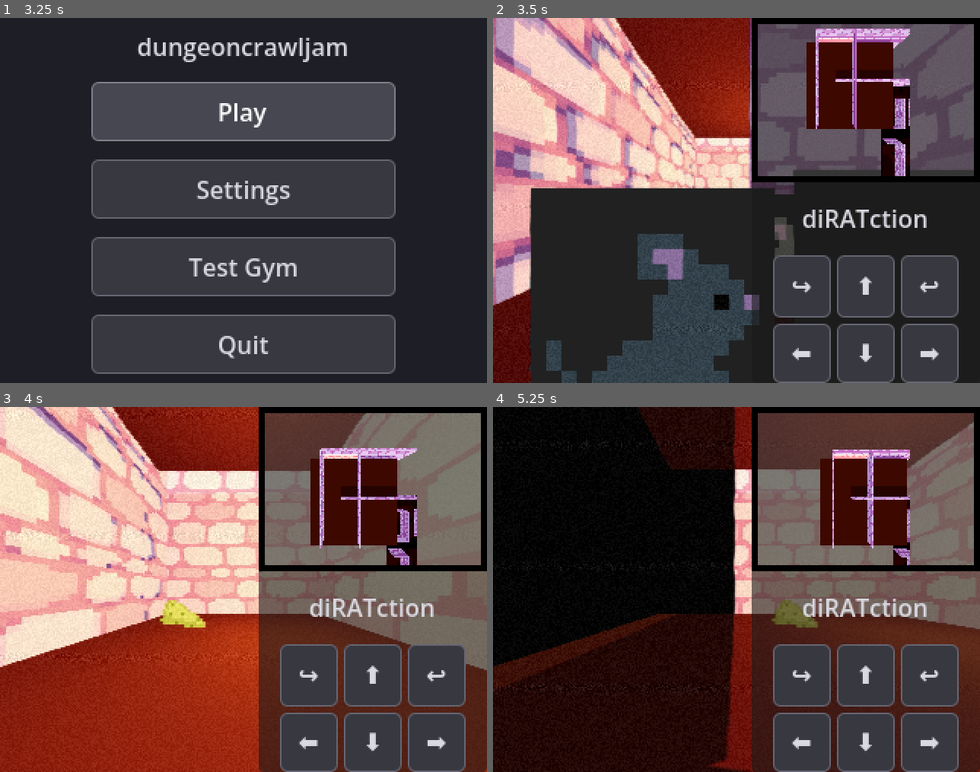
Above: before the commit, frames 1-4 (two rows, left to right).
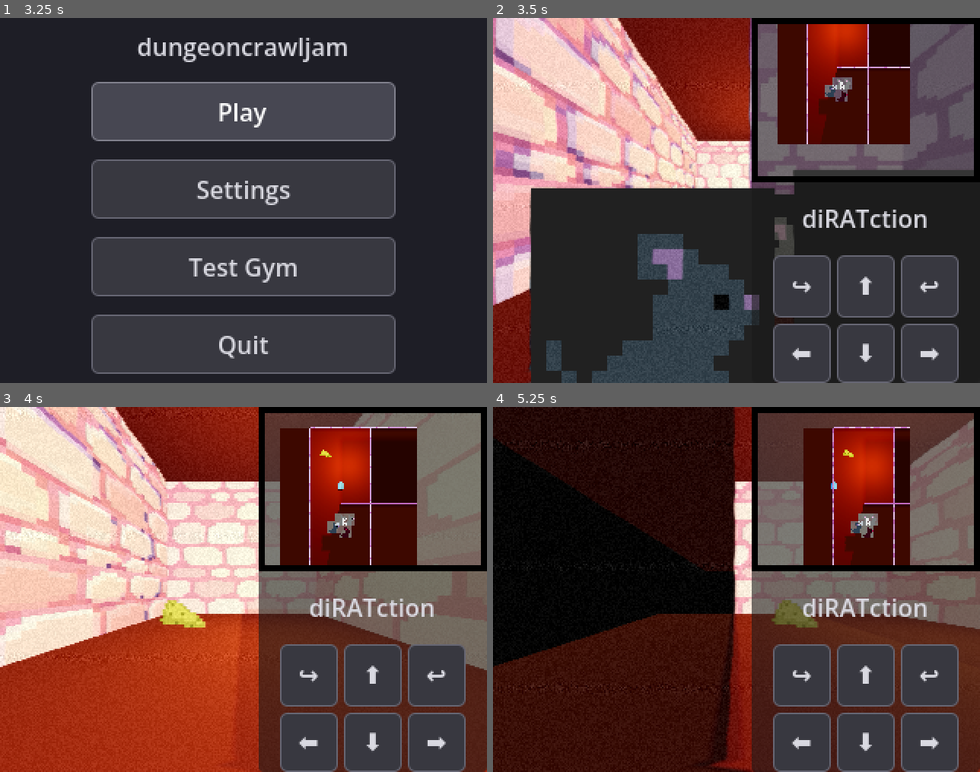
Above: after the commit, the same moments.

Repository: jah2488/dungeoncrawljam2026
Game: Godot game, scene res://scenes/boot_splash.tscn
Same seed, same stepped clock (60 frames per second), same inputs: the game is played once before the commit and once after it.
Inputs (mouse positions are in pixels of both pictures, inside the frame that each line leads up to):
- Up to frame 1 (3.25 s): tap Enter (ui_accept) at 0.5, 0.77, 1.25, 1.52 s; move the mouse to (350, 182) at 0.52 s; hold D (move_right) 0.53-1.28 s; click (350, 182) at 0.67 s; move the mouse to (146, 218) at 1.27 s; hold S (move_back) 1.28-2.03 s; move the mouse to (292, 120) at 2.02 s; hold D (move_right) 2.03-2.75 s; click "Play" at 2.75 s
- Up to frame 2 (3.5 s): no input
- Up to frame 3 (4 s): move the mouse to (219, 662) at 3.52 s; hold W (move_forward) from 3.53 s (still down); click (219, 662) at 3.67 s; tap Enter (ui_accept) at 3.77 s
- Up to frame 4 (5.25 s): move the mouse to (882, 644) at 4.27 s; release W (move_forward) at 4.28 s; hold A (move_left) from 4.28 s (still down); tap Enter (ui_accept) at 4.52 s; move the mouse to (590, 534) at 5.02 s

Frame 1 is identical in both runs. In frame 2, 15% of the frame differs, in the area x 0-86%, y 0-100%; in frame 3, 22%; in frame 4, 22%, in the area x 0-99%, y 0-99%.

Commit message:
Made transparent ceiling

Diff:
--- a/scenes/main.tscn
+++ b/scenes/main.tscn
@@ -43,6 +43,8 @@
 
 [sub_resource type="StandardMaterial3D" id="ground_mat"]
 albedo_color = Color(0.38893905, 0.19556537, 0.020045158, 1)
+
+[sub_resource type="PlaneMesh" id="PlaneMesh_choun"]
 
 [sub_resource type="StandardMaterial3D" id="StandardMaterial3D_tbgi4"]
 albedo_texture = ExtResource("2_jyhfs")
@@ -129,6 +131,7 @@
 
 [sub_resource type="SphereMesh" id="SphereMesh_choun"]
 material = SubResource("StandardMaterial3D_choun")
+is_hemisphere = true
 
 [sub_resource type="StyleBoxFlat" id="StyleBoxFlat_choun"]
 bg_color = Color(0.6, 0.6, 0.6, 0.19607843)
@@ -180,14 +183,15 @@
 skeleton = NodePath("../..")
 surface_material_override/0 = SubResource("ground_mat")
 
-[node name="Floor2" type="StaticBody3D" parent="SubViewportContainer/SubViewport/World" unique_id=199720067]
+[node name="Ceiling" type="StaticBody3D" parent="SubViewportContainer/SubViewport/World" unique_id=199720067]
 transform = Transform3D(1, 0, 0, 0, 1, 0, 0, 0, 1, 1, 7, 1)
 
-[node name="CollisionShape3D" type="CollisionShape3D" parent="SubViewportContainer/SubViewport/World/Floor2" unique_id=935386658]
-shape = SubResource("ConcavePolygonShape3D_0wfyh")
-
-[node name="Ground" type="MeshInstance3D" parent="SubViewportContainer/SubViewport/World/Floor2" unique_id=643087686]
-mesh = SubResource("ground_mesh")
+[node name="CollisionShape3D" type="CollisionShape3D" parent="SubViewportContainer/SubViewport/World/Ceiling" unique_id=935386658]
+shape = SubResource("ConcavePolygonShape3D_0wfyh")
+
+[node name="CeilingMesh" type="MeshInstance3D" parent="SubViewportContainer/SubViewport/World/Ceiling" unique_id=643087686]
+transform = Transform3D(-50, 4.371139e-06, 0, -4.371139e-06, -50, 0, 0, 0, 50, 34, 0, 0)
+mesh = SubResource("PlaneMesh_choun")
 skeleton = NodePath("../..")
 surface_material_override/0 = SubResource("ground_mat")
 
@@ -308,6 +312,7 @@
 debug_shape_thickness = 5
 
 [node name="MeshInstance3D" type="MeshInstance3D" parent="SubViewportContainer/SubViewport/Player" unique_id=1536222597]
+transform = Transform3D(-5.2125306e-16, -1.1924881e-08, -1, 1, -4.371139e-08, 0, -4.371139e-08, -1, 1.1924881e-08, 0, 0, 0)
 layers = 2
 mesh = SubResource("SphereMesh_choun")
 
@@ -401,7 +406,9 @@
 
 [node name="MinimapCamera3D" type="Camera3D" parent="VBoxContainer/HBoxContainer/Panel/VBoxContainer/HBoxContainer3/PanelContainer/SubViewportContainer/SubViewport" unique_id=125678457]
 unique_name_in_owner = true
-transform = Transform3D(1, 0, 0, 0, -4.371139e-08, 1, 0, -1, -4.371139e-08, 0, 30, 0)
+transform = Transform3D(1, 0, 0, 0, -4.371139e-08, 1, 0, -1, -4.371139e-08, 0, 50, 0)
+projection = 1
+size = 20.0
 
 [node name="MarginContainer" type="MarginContainer" parent="VBoxContainer/HBoxContainer/Panel/VBoxContainer" unique_id=1266707013]
 layout_mode = 2
--- a/scripts/lib/level_generator.gd
+++ b/scripts/lib/level_generator.gd
@@ -4,7 +4,7 @@
 @export_file("*.csv") var csv_file: String = ""
 @export var cell_size: float = 4.0
 @export var wall_height: float = 4.0
-@export var wall_thickness: float = 0.1
+@export var wall_thickness: float = 0.2
 
 @export_group("Wall Material")
 @export var wall_texture: Texture2D
